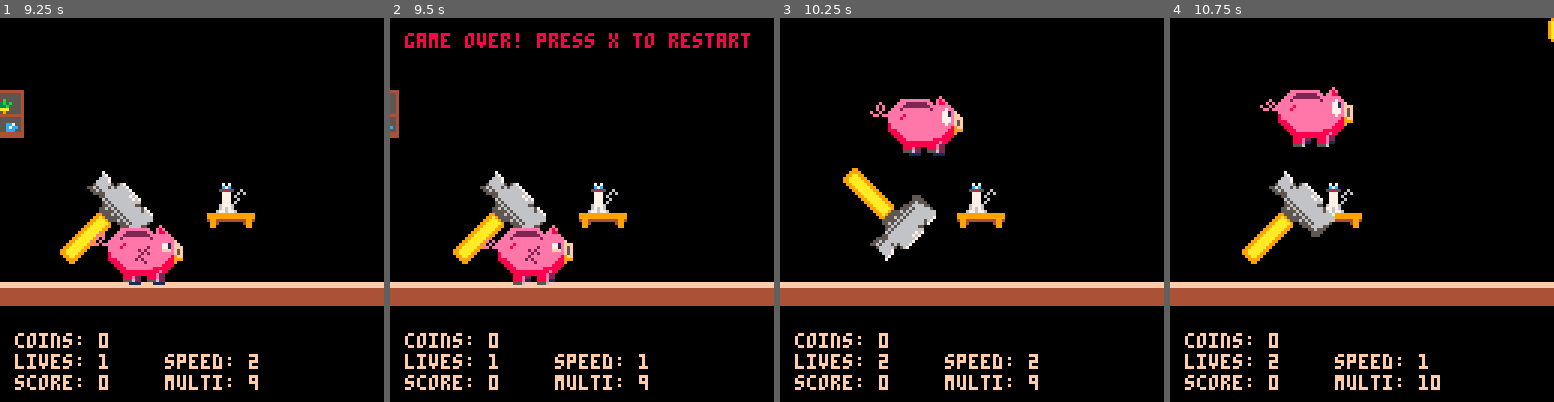
Above: before the commit, frames 1-4 (left to right).
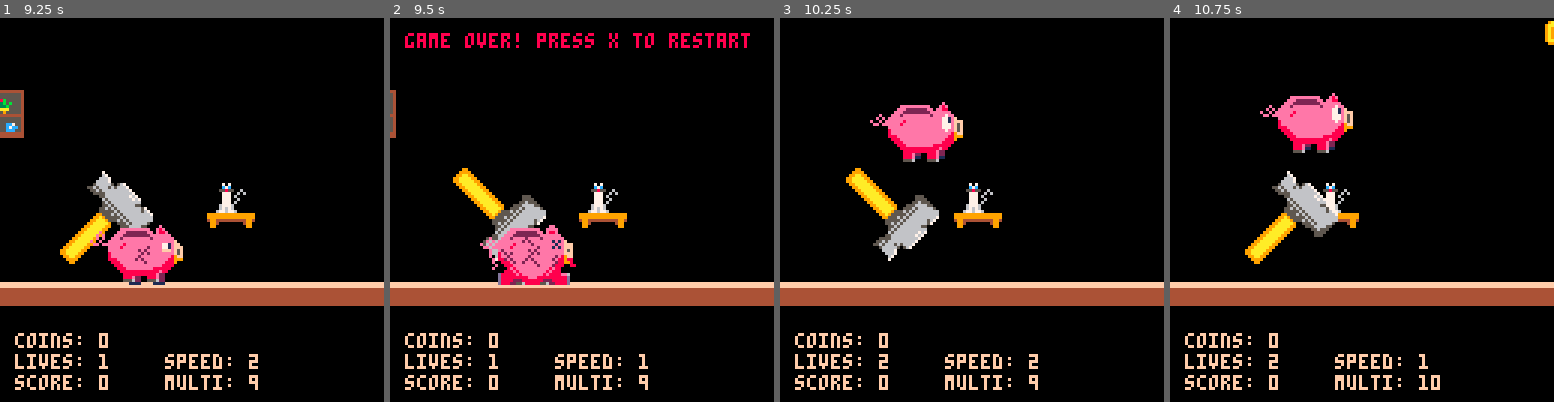
Above: after the commit, the same moments.

Repository: Houzvicka/ld44
Game: PICO-8 cartridge piggy.p8
The game is run twice, just before and just after one commit, with the same random seed, the same clock (stepped at 60 frames per second) and the same inputs.
Inputs:
- Up to frame 1 (9.25 s): tap O (Z key) at 0.33, 0.7, 1.43, 2.22, 3.1, 3.98, 4.87, 5.75, 6.63, 7.52, 8.4 s; tap X (X key) at 1.07, 2.07, 2.4, 2.73, 3.07, 3.4, 3.73, 4.07, 4.4, 4.73, 5.07, 5.4, 5.73, 6.07, 6.4, 6.73, 7.07, 7.4, 7.73, 8.07, 8.4, 8.73, 9.07 s; hold Left 1.97-2.37 s; hold Right 2.87-3.53 s; hold Up 3.58-4.08 s; hold Right 4.13-4.53 s; hold Left 5.13-5.8 s; hold Up 5.85-6.18 s; hold Left 6.23-6.63 s; hold Right 7.13-7.8 s; hold Up 7.85-8.35 s; hold Right 8.4-8.8 s
- Up to frame 2 (9.5 s): tap O (Z key) at 9.28 s; tap X (X key) at 9.4 s; hold Left from 9.4 s (still down)
- Up to frame 3 (10.25 s): tap X (X key) at 9.73, 10.07 s; release Left at 10.07 s; hold Up from 10.12 s (still down); tap O (Z key) at 10.17 s
- Up to frame 4 (10.75 s): tap X (X key) at 10.4, 10.73 s; release Up at 10.45 s; hold Left from 10.5 s (still down)

Frame 1 is identical in both runs. In frame 2, 3.6% of the frame differs, in the area x 0-49%, y 18-70%; in frame 3, 3.0%; in frame 4, 2.9%.

Commit message:
Update piggy.p8

Diff:
--- a/piggy.p8
+++ b/piggy.p8
@@ -70,6 +70,7 @@
 		print("press x to start",35,75,15)
 		spr(192,2,50,16,4)
 	elseif mode=="gameover" then
+	 draw_player()
 		print("game over! press x to restart",5,5,8)
 	elseif mode=="game" then
 		cls()
@@ -113,7 +114,6 @@
 end
 
 function game_end()
- player.stuck = true
 	bg=0
 	curr_speed=0
  player.lives = 0
@@ -331,14 +331,20 @@
 end
 
 last = false
+next_hit = false
 
 function smash_hammer()
 	if game_over then return end
 	fliprot = expandmap > 70
 
+	if (next_hit) then
+	player_hit()
+	next_hit = false
+	end
+
 	if(fliprot and last != fliprot) then
 	 if curr_speed <= orig_speed/2 and fliprot then
-	  player_hit()
+	  next_hit = true
 		end
 	end
 
